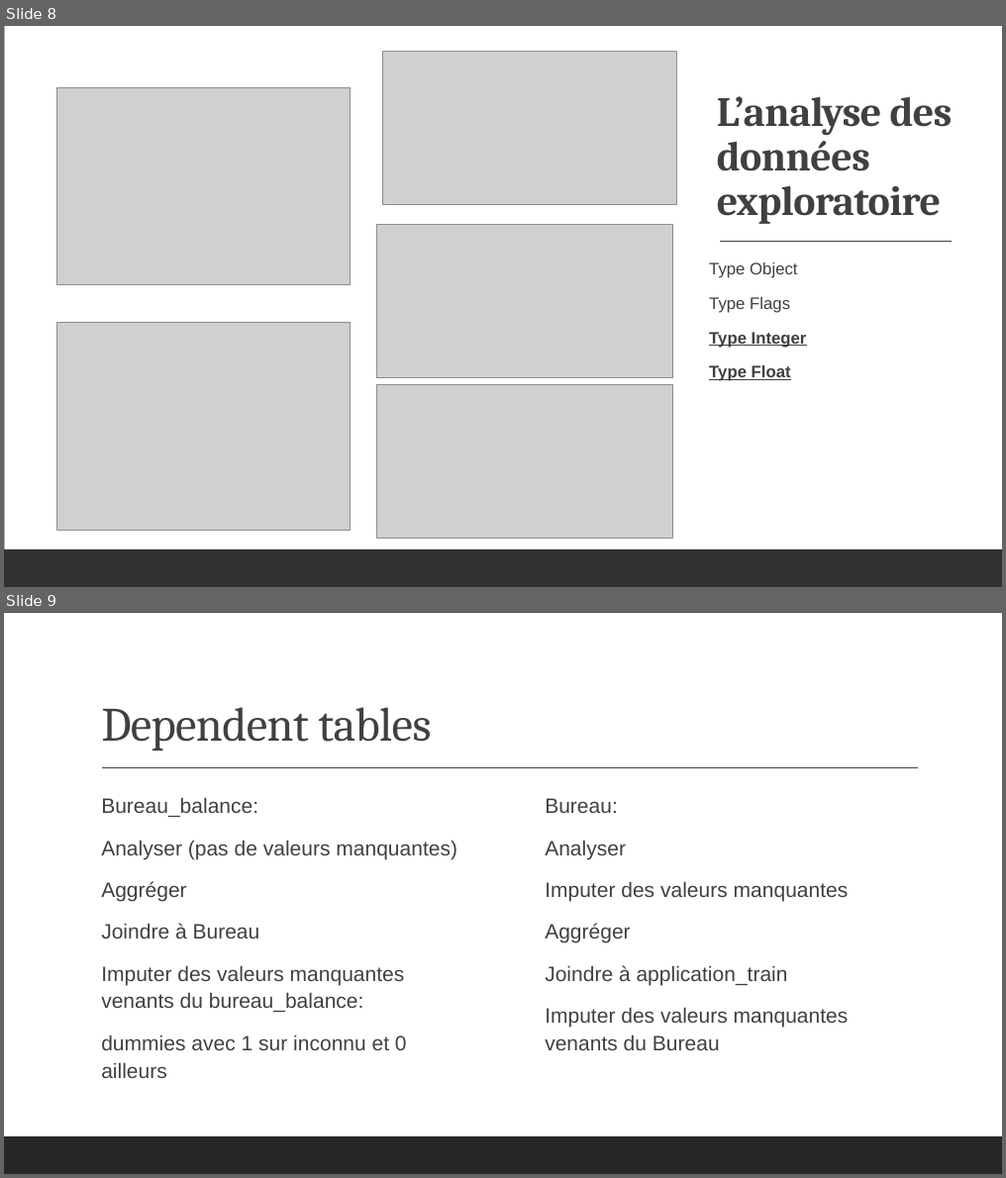
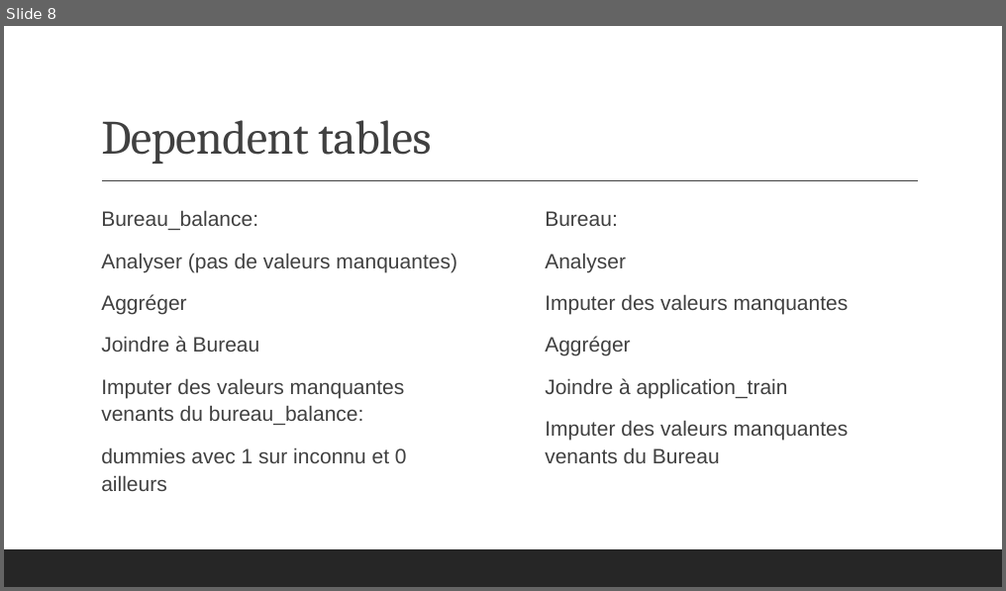
Before and after one commit to VeronikaBerezhnaia/OC_P7_credit_scoring, a slide deck: P7_presentation_Berezhnaia.pptx. Shown one above the other, each under a label of ours: slides 8 and 9 before the commit, slide 8 after it. The pictures are 1006x1178 and 1006x591 pixels, drawn with LibreOffice and Linux fonts; fonts in the diff are those of the drawing; grey boxes stand for pictures. Boxes give left, top, right and bottom in pixels: in the first picture for what was removed or moved away, otherwise in the second. Text is boxed around its words. In the diff, an @@ line names an element or a change of style, - is before the commit and + after.

```diff
--- a/P7_presentation_Berezhnaia.pptx
+++ b/P7_presentation_Berezhnaia.pptx
@@ slide 8 removed at [4, 26, 1002, 587], background #FFFFFF @@
@@ rectangle removed at [4, 26, 385, 587] @@
@@ rectangle removed at [5, 26, 1002, 587] @@
@@ picture removed at [383, 51, 676, 205] @@
@@ picture removed at [56, 87, 350, 285] @@
@@ title removed at [717, 96, 952, 224] @@
-L’analyse des données exploratoire
@@ picture removed at [377, 224, 673, 377] @@
@@ text removed at [709, 263, 807, 381] @@
-Type Object
-Type Flags
-Type Integer
-Type Float
@@ line removed from (720, 242) to (951, 242) @@
@@ picture removed at [57, 322, 350, 531] @@
@@ picture removed at [377, 384, 673, 538] @@
@@ rectangle removed at [4, 550, 1002, 587] @@
@@ rectangle removed at [4, 550, 1002, 587] @@
@@ what was slide 9 is now slide 8 @@
```
Also in this commit, not shown: 1 slide changed, 5 other files.
